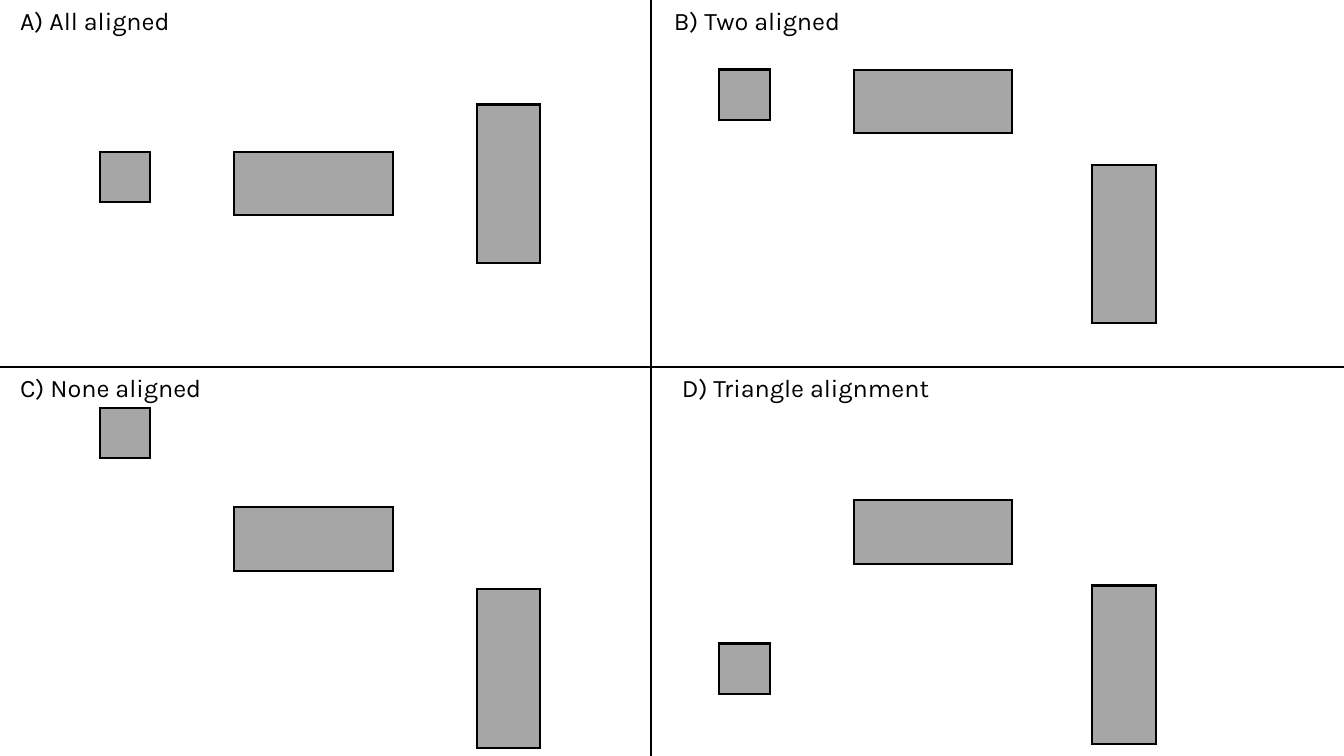
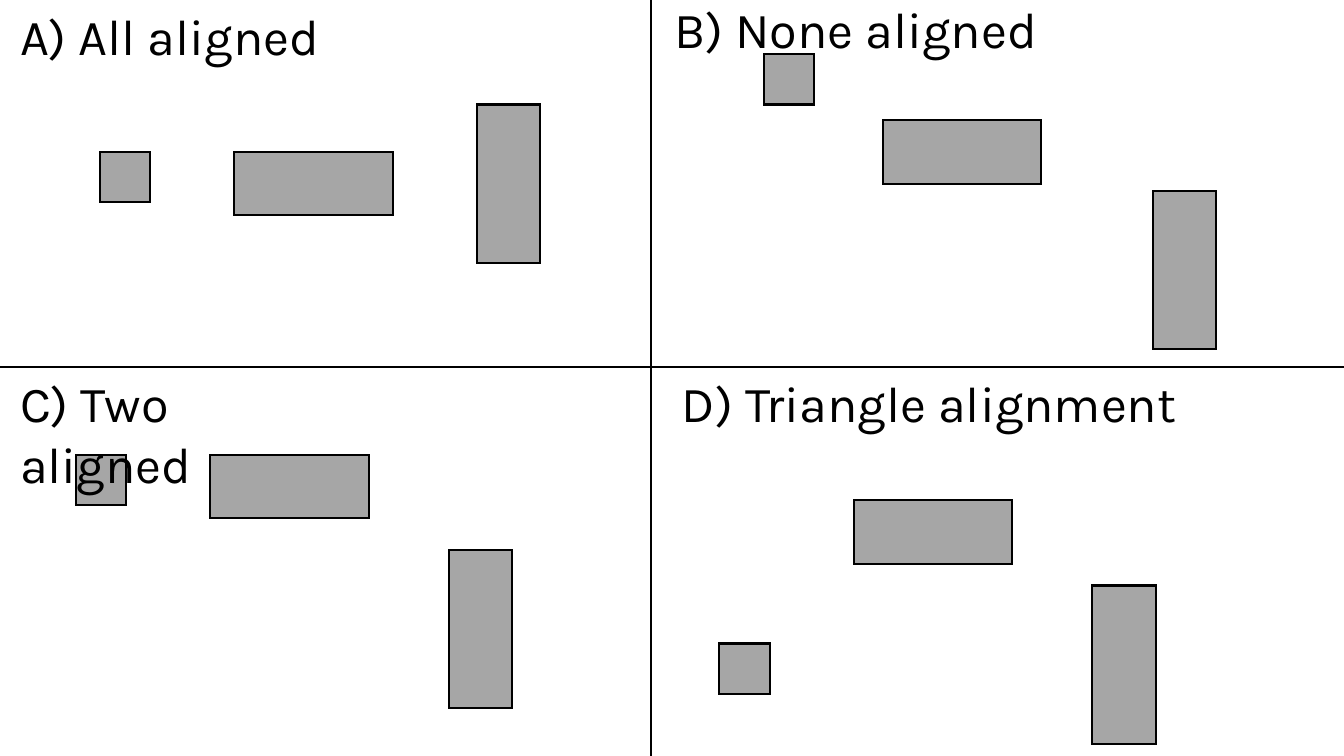
Before and after one commit to sp-conway/thesis, a slide deck: slide 1 of figures/comparability_design.pptx. Drawn at 1344x756 pixels with LibreOffice and Linux fonts; fonts in the diff are those of the drawing. Boxes give left, top, right and bottom in pixels: in the first picture for what was removed or moved away, otherwise in the second. Text is boxed around its words. In the diff, an @@ line names an element or a change of style, - is before the commit and + after.

```diff
--- a/figures/comparability_design.pptx
+++ b/figures/comparability_design.pptx
@@ text "A) All aligned" at <box>20,18,319,67</box>: size 18 to 36 pt @@
@@ text at <box>674,11,1036,60</box>: text changed; size 18 to 36 pt @@
-C) None aligned
+B) None aligned
@@ rectangle: place and size @@
-rectangle at <box>100,408,150,459</box>
+rectangle at <box>764,54,815,105</box>
@@ rectangle: place and size @@
-rectangle at <box>234,507,392,571</box>
+rectangle at <box>883,120,1042,184</box>
@@ rectangle: place and size @@
-rectangle at <box>477,590,540,748</box>
+rectangle at <box>1152,191,1216,349</box>
@@ text at <box>20,385,191,495</box>: text changed; size 18 to 36 pt @@
-B) Two aligned
+C) Two aligned
@@ text "D) Triangle alignment" at <box>682,385,1176,435</box>: size 18 to 36 pt @@
@@ 3 rectangles: place and size @@
-3 rectangles at <box>720,70,1156,323</box>
+3 rectangles at <box>76,455,512,709</box>
```
Also in this commit, not shown: 45 other files.
